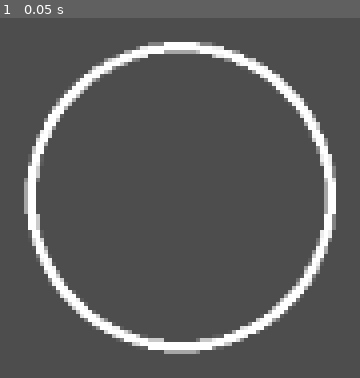
Above: before the commit, frame 1.
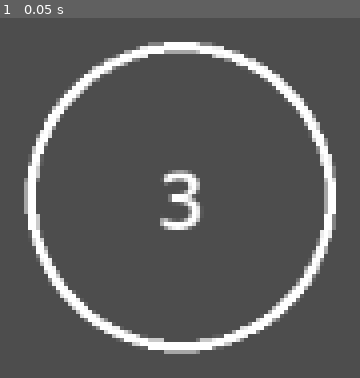
Above: after the commit, the same moment.

Repository: chrisvm/puck_puzzle
Game: Godot game, scene res://main.tscn
The game is run twice, just before and just after one commit, with the same random seed, the same clock (stepped at 60 frames per second) and the same inputs.
Inputs:
- Up to frame 1 (0.05 s): no input

The runs differ from the first frame. In frame 1, 1.0% of the frame differs, in the area x 44-56%, y 42-59%.

Commit message:
Added label to player puck

Diff:
--- a/puck.tscn
+++ b/puck.tscn
@@ -9,6 +9,9 @@
 
 [sub_resource type="CircleShape2D" id="CircleShape2D_x4sh5"]
 radius = 20.0
+
+[sub_resource type="LabelSettings" id="LabelSettings_nyckb"]
+font_size = 32
 
 [node name="Puck" type="RigidBody2D"]
 physics_material_override = SubResource("PhysicsMaterial_tcddg")
@@ -21,3 +24,20 @@
 
 [node name="PuckCanvas" type="Node2D" parent="."]
 script = ExtResource("2_dk60s")
+
+[node name="Label" type="Label" parent="."]
+anchors_preset = 8
+anchor_left = 0.5
+anchor_top = 0.5
+anchor_right = 0.5
+anchor_bottom = 0.5
+offset_left = -12.0
+offset_top = -15.0
+offset_right = 12.0
+offset_bottom = 15.0
+grow_horizontal = 2
+grow_vertical = 2
+text = "3"
+label_settings = SubResource("LabelSettings_nyckb")
+horizontal_alignment = 1
+vertical_alignment = 1
--- a/scripts/puck.gd
+++ b/scripts/puck.gd
@@ -20,9 +20,18 @@
 	get:
 		return $PuckCanvas.delta
 
+var _score: int
+var score: int:
+	set(value):
+		_score = value
+		$Label.text = str(value)
+	get:
+		return _score
+
 # Called when the node enters the scene tree for the first time.
 func _ready() -> void:
 	$CollisionShape2D.shape.radius = radius
+	score = 3
 
 # Called every frame. 'delta' is the elapsed time since the previous frame.
 func _process(delta: float) -> void:
@@ -43,10 +52,14 @@
 		# Stop dragging if the button is released.
 		if dragging and not event.pressed:
 			dragging = false
-			apply_central_force(-delta * impulse_force)
+			shove(-delta * impulse_force)
 			delta = Vector2.ZERO
 			$PuckCanvas.queue_redraw()
 
 	if event is InputEventMouseMotion and dragging:
 		delta = event.position - position
 		$PuckCanvas.queue_redraw()
+
+func shove(direction: Vector2):
+	apply_central_force(direction)
+	score -= 1
--- a/scripts/puck_canvas.gd
+++ b/scripts/puck_canvas.gd
@@ -4,6 +4,7 @@
 var dragging: bool = false
 var delta: Vector2 = Vector2.ZERO
 
+var default_font : Font = ThemeDB.fallback_font;
 
 func _draw() -> void:
 	var color = Color.AQUAMARINE if dragging else Color.WHITE
Not shown: 1 places in puck.tscn that only renumber resources
